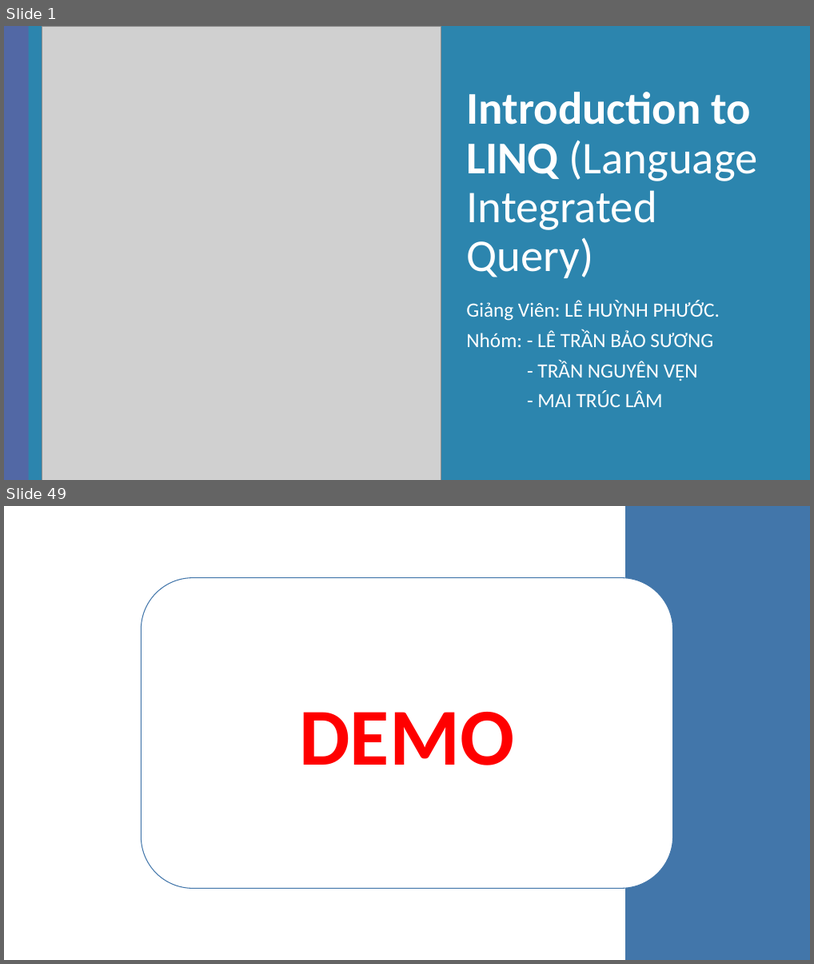
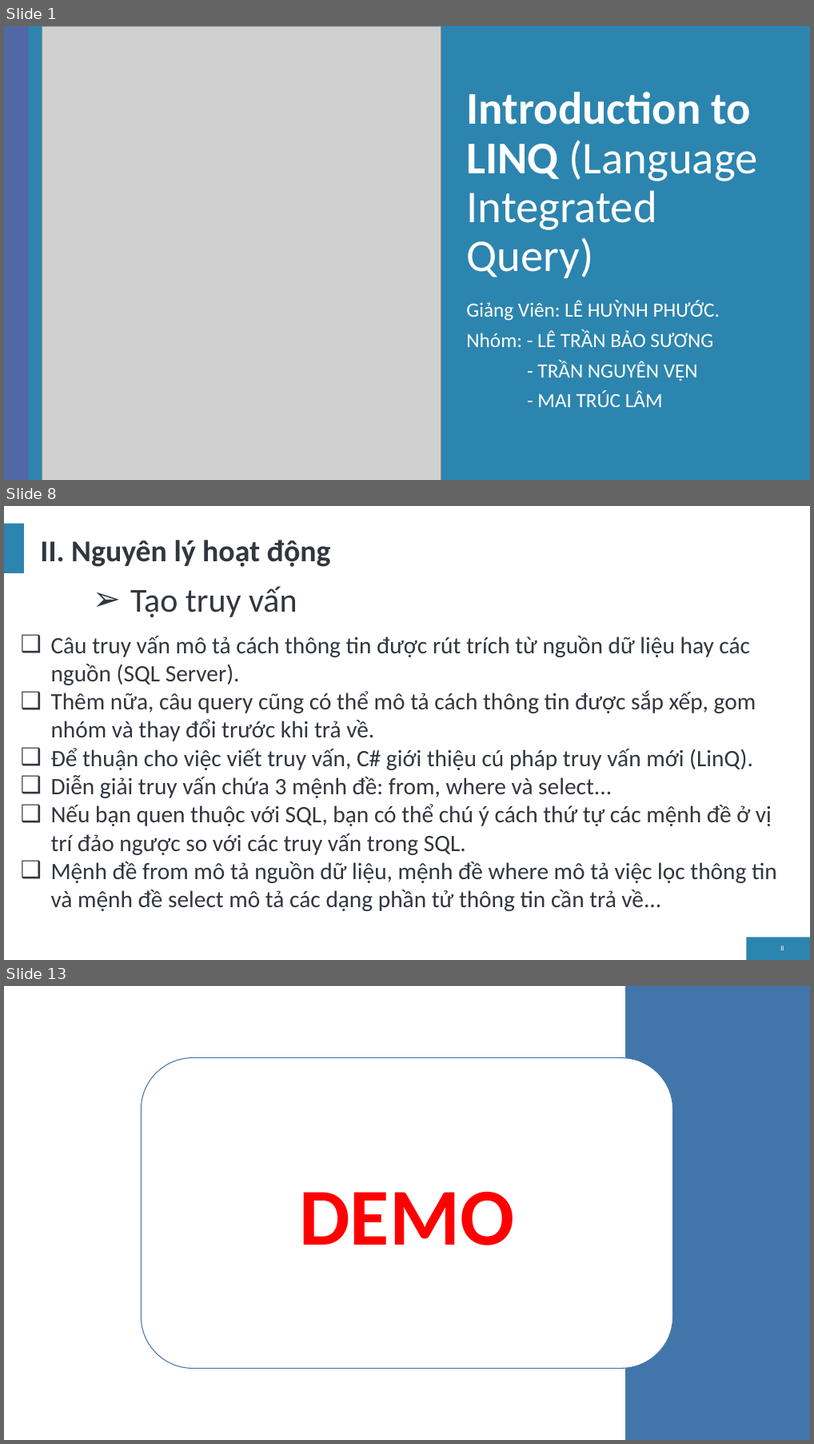
Before and after one commit to letranbaosuong/Lap-Trinh-Moi-Truong-Truc-Quan, a slide deck: Bao_Cao/LinQ.pptx. Shown one above the other, each under a label of ours: slides 1 and 49 before the commit, slides 1, 8 and 13 after it; the slides between them are not shown. The pictures are 814x964 and 814x1444 pixels, drawn with LibreOffice and Linux fonts; fonts in the diff are those of the drawing; grey boxes stand for pictures; background and template pictures are left out. Boxes give left, top, right and bottom in pixels: in the first picture for what was removed or moved away, otherwise in the second. Text is boxed around its words. In the diff, an @@ line names an element or a change of style, - is before the commit and + after.

```diff
--- a/Bao_Cao/LinQ.pptx
+++ b/Bao_Cao/LinQ.pptx
@@ slide 8 added at bbox=[4, 506, 810, 960], background #FFFFFF; not listed: 2 template elements that a slide beside it also shows @@
@@ title added at bbox=[40, 540, 331, 567], 36 pt, text #32363F, bold @@
+II. Nguyên lý hoạt động
@@ text added at bbox=[130, 586, 297, 617], 40 pt, text #32363F @@
+➢ Tạo truy vấn
@@ text added at bbox=[51, 636, 778, 911], 28 pt, text #32363F @@
+❑ Câu truy vấn mô tả cách thông tin được rút trích từ nguồn dữ liệu hay các nguồn (SQL Server).
+❑ Thêm nữa, câu query cũng có thể mô tả cách thông tin được sắp xếp, gom nhóm và thay đổi trước khi trả về.
+❑ Để thuận cho việc viết truy vấn, C# giới thiệu cú pháp truy vấn mới (LinQ).
+❑ Diễn giải truy vấn chứa 3 mệnh đề: from, where và select...
+❑ Nếu bạn quen thuộc với SQL, bạn có thể chú ý cách thứ tự các mệnh đề ở vị trí đảo ngược so với các truy vấn trong SQL.
+❑ Mệnh đề from mô tả nguồn dữ liệu, mệnh đề where mô tả việc lọc thông tin và mệnh đề select mô tả các dạng phần tử thông tin cần trả về...
@@ page number added at bbox=[781, 945, 784, 950], 8 pt, text #FFFFFF @@
+8
@@ what was slide 49 is now slide 13 @@
```
Also in this commit, not shown: 10 other slides added, 55 slides removed, 46 other files.
